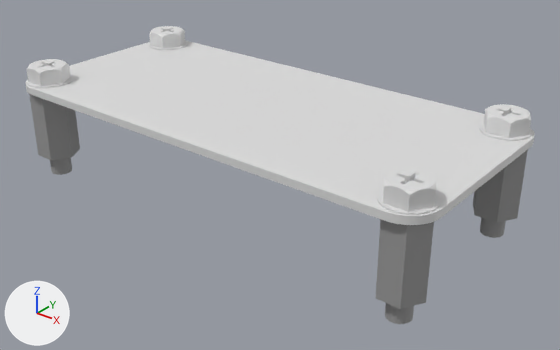
The glTF model model/MountedBoard/out.gltf, before and after one commit.
Both versions are drawn from a 50 mm lens placed at (0.0618, -0.073, 0.0469), pointed at (0.0032, 0.0003, 0.0015). The lights are fixed; the arrows at lower left show +X, +Y and +Z. Where no turn or scale is listed for an object, it has been applied to the vertices.

The scene before the commit, as lines of its bpy script (objects in view):
```python
mat_material_4 = principled_material('Material_4')
mat_material_4.base_color = (0.753, 0.753, 0.753)  # light grey #e1e1e1
mat_material_4.metallic = 0.1
mat_material_4.roughness = 0.7
me_out_board = bpy.data.meshes.new('out.board')
me_out_board.from_pydata(...)  # 840 vertices, 1692 faces; spans x -0.0325..0.0325, y -0.015..0.015, z -0.0005..0.0005
me_out_board.materials.append(mat_material_4)  # light grey #e1e1e1
me_out_screw_001 = bpy.data.meshes.new('out.screw_001')
me_out_screw_001.from_pydata(...)  # 546 vertices, 1088 faces; spans x -0.0031..0.0031, y -0.0031..0.0031, z -0.005..0.0024
me_out_screw_001.materials.append(mat_material_6)  # light grey #e1e1e1
me_out_screw_003 = bpy.data.meshes.new('out.screw_003')
me_out_screw_003.from_pydata(...)  # 546 vertices, 1088 faces; spans x -0.0031..0.0031, y -0.0031..0.0031, z -0.005..0.0024
me_out_screw_003.materials.append(mat_material_8)  # light grey #e1e1e1
ob_out_board = bpy.data.objects.new('out.board', me_out_board)
ob_out_board.location = (0.0, 0.0, 0.0105)
ob_out_screw_001 = bpy.data.objects.new('out.screw_001', me_out_screw_001)
ob_out_screw_001.location = (-0.029, 0.0115, 0.011)
ob_out_screw_003 = bpy.data.objects.new('out.screw_003', me_out_screw_003)
ob_out_screw_003.location = (0.029, -0.0115, 0.011)
# also in view: 'out.standoff_003' at (0.029, -0.0115, 0.0035); 'out.screw_002' at (0.029, 0.0115, 0.0097); 'out.standoff_000' at (-0.029, -0.0115, 0.0035); 'out.screw_000' at (-0.029, -0.0115, 0.0097); 'out.standoff_002' at (0.029, 0.0115, 0.0035)
```
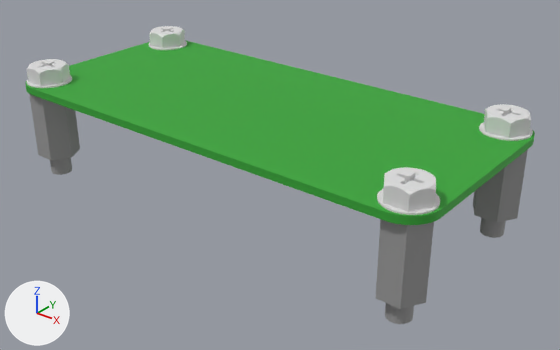
The edits, one by one:
Material 'Material_4' (mat_material_4) changes colour from light grey #e1e1e1 to green #38a838; in linear values from (0.753, 0.753, 0.753) to (0.0392, 0.392, 0.0392).

Where the change shows, as pixel boxes [x1, y1, x2, y2] in the pictures (560 x 350 px):
'out.board', recoloured (white to green): [25, 40, 535, 225] in both
